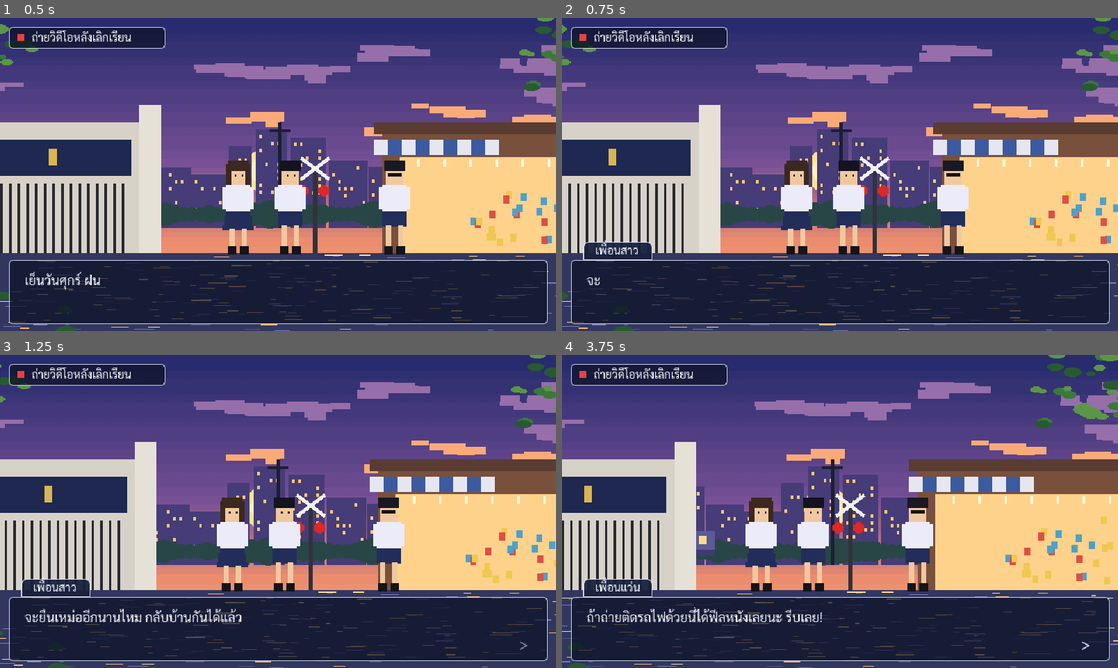
Above: before the commit, frames 1-4 (two rows, left to right).
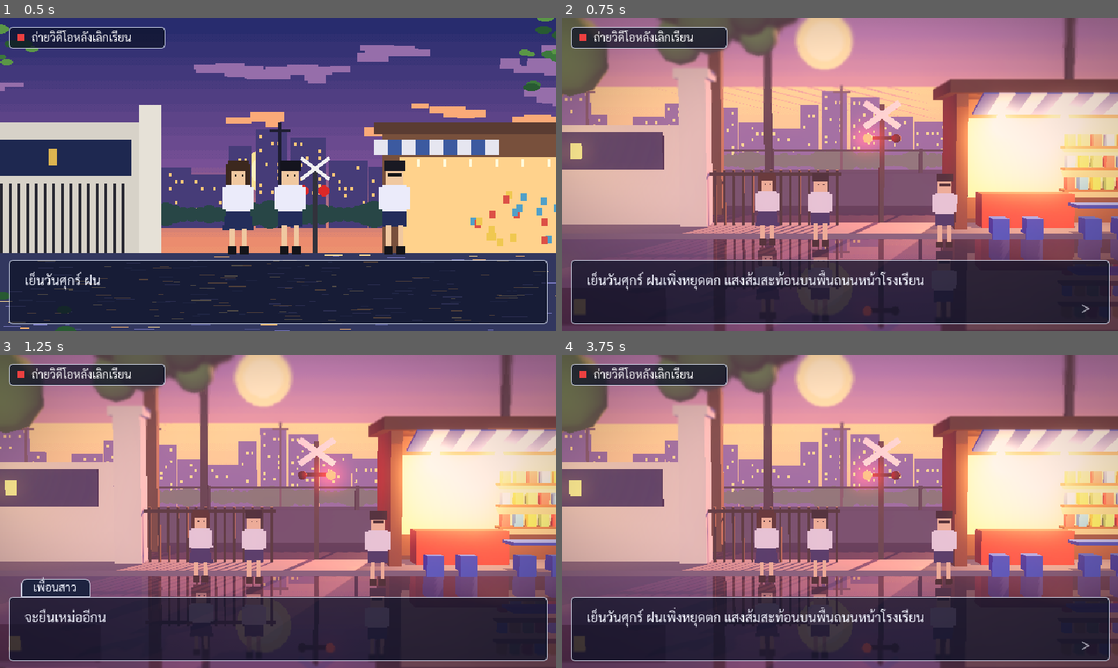
Above: after the commit, the same moments.

Repository: nerfmez/Story-game
Game: Godot game, scene res://scenes/main.tscn
Two runs of this game, one before a commit and one after it. Both use one fixed random seed, a clock stepped at 60 frames per second and the inputs below.
Inputs (mouse positions are in pixels of both pictures, inside the frame that each line leads up to):
- Up to frame 1 (0.5 s): no input
- Up to frame 2 (0.75 s): tap Enter (ui_accept) at 0.5 s; move the mouse to (962, 158) at 0.52 s; tap Tab at 0.6 s; click (962, 158) at 0.67 s
- Up to frame 3 (1.25 s): tap Enter (ui_accept) at 0.77 s
- Up to frame 4 (3.75 s): move the mouse to (728, 527) at 1.27 s; tap Tab every 0.75 s from 1.35 to 3.6 s; click (728, 527) at 1.42 s; tap Enter (ui_accept) at 1.52, 3.02 s; move the mouse to (895, 442) at 2.02 s; click (895, 442) at 2.17 s; move the mouse to (812, 574) at 2.77 s; click (812, 574) at 2.92 s; move the mouse to (1006, 558) at 3.52 s; click (1006, 558) at 3.67 s

Frame 1 is identical in both runs. In frame 2, 83% of the frame differs, in the area x 0-100%, y 0-100%; in frame 3, 82%; in frame 4, 83%.

Commit message:
Add HD-2D version of the scene (3D set with 2D sprites)
3D set built from simple boxes plus the existing sky/city art as distant
planes, billboard character sprites, real lights (sun, shop bulbs,
blinking crossing lamps), glow and fog, a mirrored-set wet-road
reflection, and a tilt-shift/colour-grade post shader. Rendered at
640x360 in a SubViewport for a pixel look. main.gd now takes the camera
and train as exported nodes so both scenes share it; Tab switches scenes.

Co-Authored-By: Claude Opus 5.5 <noreply@anthropic.com>
Claude-Session: https://claude.ai/code/session_011NAKRUA9btL4iodwTEM3Dh

Diff:
--- a/scenes/main.tscn
+++ b/scenes/main.tscn
@@ -30,8 +30,11 @@
 corner_radius_bottom_right = 4
 corner_radius_bottom_left = 4
 
-[node name="Main" type="Node2D"]
+[node name="Main" type="Node2D" node_paths=PackedStringArray("camera", "train")]
 script = ExtResource("1_main")
+camera = NodePath("Camera2D")
+train = NodePath("TrainLayer/Train")
+other_scene = "res://scenes/main_3d.tscn"
 
 [node name="Camera2D" type="Camera2D" parent="."]
 position = Vector2(320, 180)
--- /dev/null
+++ b/scenes/main_3d.tscn
@@ -0,0 +1,123 @@
+[gd_scene load_steps=12 format=3]
+
+[ext_resource type="Script" path="res://scripts/main.gd" id="1_main"]
+[ext_resource type="Shader" path="res://shaders/hd2d_post.gdshader" id="2_post"]
+[ext_resource type="Script" path="res://scripts/hd2d_set.gd" id="3_set"]
+[ext_resource type="Script" path="res://scripts/train_3d.gd" id="4_train"]
+[ext_resource type="Script" path="res://scripts/camera_3d.gd" id="5_camera"]
+[ext_resource type="PackedScene" path="res://scenes/dialogue_box.tscn" id="6_dialogue"]
+
+[sub_resource type="ShaderMaterial" id="ShaderMaterial_post"]
+shader = ExtResource("2_post")
+shader_parameter/focus_center = 0.58
+shader_parameter/focus_width = 0.22
+shader_parameter/blur_amount = 2.5
+shader_parameter/tint = Color(1.05, 0.97, 0.92, 1)
+shader_parameter/saturation = 1.15
+shader_parameter/vignette = 0.35
+
+[sub_resource type="Environment" id="Environment_dusk"]
+background_mode = 1
+background_color = Color(0.32, 0.26, 0.5, 1)
+ambient_light_source = 2
+ambient_light_color = Color(0.5, 0.44, 0.72, 1)
+ambient_light_energy = 0.7
+tonemap_mode = 2
+glow_enabled = true
+glow_intensity = 0.9
+glow_bloom = 0.08
+glow_hdr_threshold = 0.9
+fog_enabled = true
+fog_light_color = Color(0.75, 0.55, 0.62, 1)
+fog_density = 0.006
+
+[sub_resource type="StyleBoxFlat" id="StyleBoxFlat_mission"]
+content_margin_left = 10.0
+content_margin_top = 3.0
+content_margin_right = 12.0
+content_margin_bottom = 4.0
+bg_color = Color(0.05, 0.07, 0.15, 0.72)
+border_width_left = 1
+border_width_top = 1
+border_width_right = 1
+border_width_bottom = 1
+border_color = Color(0.86, 0.89, 0.96, 0.9)
+corner_radius_top_left = 4
+corner_radius_top_right = 4
+corner_radius_bottom_right = 4
+corner_radius_bottom_left = 4
+
+[node name="Main3D" type="Node" node_paths=PackedStringArray("camera", "train")]
+script = ExtResource("1_main")
+camera = NodePath("View/SubViewport/Camera3D")
+train = NodePath("View/SubViewport/Train")
+other_scene = "res://scenes/main.tscn"
+
+[node name="View" type="SubViewportContainer" parent="."]
+texture_filter = 1
+material = SubResource("ShaderMaterial_post")
+anchors_preset = 15
+anchor_right = 1.0
+anchor_bottom = 1.0
+grow_horizontal = 2
+grow_vertical = 2
+mouse_filter = 2
+stretch = true
+
+[node name="SubViewport" type="SubViewport" parent="View"]
+handle_input_locally = false
+size = Vector2i(640, 360)
+render_target_update_mode = 4
+
+[node name="WorldEnvironment" type="WorldEnvironment" parent="View/SubViewport"]
+environment = SubResource("Environment_dusk")
+
+[node name="Sun" type="DirectionalLight3D" parent="View/SubViewport"]
+transform = Transform3D(-0.939693, -0.116978, 0.321394, 0, 0.939693, 0.34202, -0.34202, 0.321394, -0.883022, 0, 10, -20)
+light_color = Color(1, 0.62, 0.42, 1)
+light_energy = 0.9
+shadow_enabled = true
+
+[node name="FillLight" type="DirectionalLight3D" parent="View/SubViewport"]
+transform = Transform3D(1, 0, 0, 0, 0.939693, 0.34202, 0, -0.34202, 0.939693, 0, 5, 10)
+light_color = Color(1, 0.9, 0.82, 1)
+light_energy = 0.45
+
+[node name="HD2DSet" type="Node3D" parent="View/SubViewport"]
+script = ExtResource("3_set")
+
+[node name="Train" type="Node3D" parent="View/SubViewport"]
+transform = Transform3D(1, 0, 0, 0, 1, 0, 0, 0, 1, -45, 1.2, -9)
+script = ExtResource("4_train")
+
+[node name="Camera3D" type="Camera3D" parent="View/SubViewport"]
+transform = Transform3D(1, 0, 0, 0, 1, 0, 0, 0, 1, 0, 2.3, 14)
+fov = 30.0
+script = ExtResource("5_camera")
+
+[node name="UI" type="CanvasLayer" parent="."]
+
+[node name="Mission" type="PanelContainer" parent="UI"]
+offset_left = 10.0
+offset_top = 10.0
+offset_right = 190.0
+offset_bottom = 34.0
+mouse_filter = 2
+theme_override_styles/panel = SubResource("StyleBoxFlat_mission")
+
+[node name="Row" type="HBoxContainer" parent="UI/Mission"]
+layout_mode = 2
+theme_override_constants/separation = 8
+
+[node name="RecDot" type="ColorRect" parent="UI/Mission/Row"]
+custom_minimum_size = Vector2(8, 8)
+layout_mode = 2
+size_flags_vertical = 4
+color = Color(0.92, 0.25, 0.25, 1)
+
+[node name="Label" type="Label" parent="UI/Mission/Row"]
+layout_mode = 2
+theme_override_font_sizes/font_size = 13
+text = "ถ่ายวิดีโอหลังเลิกเรียน"
+
+[node name="DialogueBox" parent="UI" instance=ExtResource("6_dialogue")]
--- /dev/null
+++ b/scripts/camera_3d.gd
@@ -0,0 +1,38 @@
+extends Camera3D
+## กล้อง HD-2D: เลื่อนตามบท (camera_x เดียวกับฉาก 2D) และโยกตามเมาส์
+## หันมองจุดกลางฉากเสมอ ฉากใกล้-ไกลจึงเลื่อนต่างกันเองแบบ 3D จริง
+
+## แปลงค่า camera_x ในบท (หน่วยพิกเซลของฉาก 2D, กึ่งกลาง 320) เป็นเมตร
+@export var pixels_per_meter := 25.0
+@export var mouse_sway := 0.8
+@export var follow_speed := 1.5
+@export var min_x := -2.5
+@export var max_x := 2.5
+## จุดที่กล้องมอง (เลื่อนตามกล้องบางส่วน)
+@export var look_at_point := Vector3(0, 1.5, -1.0)
+@export_range(0.0, 1.0) var look_follow := 0.6
+
+var _target_x := 0.0
+var _time := 0.0
+var _base_y := 0.0
+
+
+func _ready() -> void:
+	_base_y = position.y
+
+
+func pan_to(x: float) -> void:
+	_target_x = (x - 320.0) / pixels_per_meter
+
+
+func _process(delta: float) -> void:
+	_time += delta
+	var root := get_tree().root
+	var mouse := root.get_mouse_position().x / root.get_visible_rect().size.x
+	var sway := (clampf(mouse, 0.0, 1.0) - 0.5) * 2.0 * mouse_sway
+	var goal := clampf(_target_x + sway, min_x, max_x)
+	position.x = lerpf(position.x, goal, 1.0 - exp(-follow_speed * delta))
+	# Gentle handheld drift, like filming on a phone
+	position.y = _base_y + sin(_time * 0.7) * 0.03
+	var target := look_at_point + Vector3(position.x * look_follow, 0, 0)
+	look_at(target)
--- /dev/null
+++ b/scripts/hd2d_set.gd
@@ -0,0 +1,277 @@
+@tool
+extends Node3D
+## ฉาก HD-2D แบบทดลอง: สร้างฉากหน้าโรงเรียนจากกล่อง 3D ง่ายๆ + ภาพ 2D เดิม
+## (ท้องฟ้า เมืองไกล ตัวละคร) แล้วใส่แสงไฟจริงและเงาสะท้อนบนพื้นเปียก
+##
+## เมื่อมีโมเดลจริงจาก Blender แล้ว ให้วางโมเดลไว้ใต้โหนด Set แทนกล่องพวกนี้
+## เงาสะท้อนจะสร้างให้อัตโนมัติจากทุกอย่างใต้ Set
+
+const SKY_TEX := preload("res://assets/bg/01_sky.png")
+const CITY_TEX := preload("res://assets/bg/02_city_far.png")
+const LEAVES_TEX := preload("res://assets/bg/06_foreground.png")
+const CHARACTERS := [
+	["FriendGirl", preload("res://assets/characters/friend_girl.png"), Vector3(-1.6, 0, 1.0)],
+	["Player", preload("res://assets/characters/player.png"), Vector3(-0.4, 0, 1.2)],
+	["FriendGlasses", preload("res://assets/characters/friend_glasses.png"), Vector3(2.3, 0, 1.4)],
+]
+
+## ความเข้มของเงาสะท้อนบนพื้น (0 = ไม่มี, 1 = เหมือนกระจก)
+@export_range(0.0, 1.0) var wetness := 0.45:
+	set(value):
+		wetness = value
+		if is_inside_tree():
+			_rebuild()
+
+var _crossing_lights: Array[Node3D] = []
+var _time := 0.0
+
+
+func _ready() -> void:
+	_rebuild()
+
+
+func _process(delta: float) -> void:
+	# ไฟไม้กั้นรถไฟกะพริบสลับซ้าย-ขวา
+	_time += delta
+	var left_on := int(_time * 2.0) % 2 == 0
+	for i in _crossing_lights.size():
+		_crossing_lights[i].visible = left_on == (i % 2 == 0)
+
+
+func _rebuild() -> void:
+	for child in get_children():
+		remove_child(child)
+		child.queue_free()
+	_crossing_lights.clear()
+
+	var set_root := Node3D.new()
+	set_root.name = "Set"
+	add_child(set_root)
+	_build_backdrop(set_root)
+	_build_school_gate(set_root)
+	_build_railway(set_root)
+	_build_crossing(set_root)
+	_build_shop(set_root)
+	_build_trees(set_root)
+	_build_characters(set_root)
+
+	_build_ground()
+	_build_reflection(set_root)
+	_build_foreground_leaves()
+
+
+# ---------- helpers ----------
+
+func _mat(color: Color, emission := 0.0, unshaded := false) -> StandardMaterial3D:
+	var m := StandardMaterial3D.new()
+	m.albedo_color = color
+	m.roughness = 0.85
+	m.texture_filter = BaseMaterial3D.TEXTURE_FILTER_NEAREST
+	m.cull_mode = BaseMaterial3D.CULL_DISABLED  # ให้เงาสะท้อน (scale.y = -1) แสดงผลถูก
+	if emission > 0.0:
+		m.emission_enabled = true
+		m.emission = color
+		m.emission_energy_multiplier = emission
+	if unshaded:
+		m.shading_mode = BaseMaterial3D.SHADING_MODE_UNSHADED
+	return m
+
+
+func _box(parent: Node3D, size: Vector3, pos: Vector3, color: Color, emission := 0.0, rot_deg := Vector3.ZERO) -> MeshInstance3D:
+	var mesh := BoxMesh.new()
+	mesh.size = size
+	var mi := MeshInstance3D.new()
+	mi.mesh = mesh
+	mi.material_override = _mat(color, emission)
+	mi.position = pos
+	mi.rotation_degrees = rot_deg
+	parent.add_child(mi)
+	return mi
+
+
+func _sphere(parent: Node3D, radius: float, pos: Vector3, color: Color, emission := 0.0) -> MeshInstance3D:
+	var mesh := SphereMesh.new()
+	mesh.radius = radius
+	mesh.height = radius * 2.0
+	mesh.radial_segments = 8
+	mesh.rings = 4
+	var mi := MeshInstance3D.new()
+	mi.mesh = mesh
+	mi.material_override = _mat(color, emission)
+	mi.position = pos
+	parent.add_child(mi)
+	return mi
+
+
+func _omni(parent: Node3D, pos: Vector3, color: Color, energy: float, light_range: float, shadow := false) -> OmniLight3D:
+	var l := OmniLight3D.new()
+	l.position = pos
+	l.light_color = color
+	l.light_energy = energy
+	l.omni_range = light_range
+	l.shadow_enabled = shadow
+	parent.add_child(l)
+	return l
+
+
+func _picture(parent: Node3D, tex: Texture2D, height_m: float, pos: Vector3, unshaded := true) -> Sprite3D:
+	var s := Sprite3D.new()
+	s.texture = tex
+	s.pixel_size = height_m / tex.get_height()
+	s.position = pos
+	s.texture_filter = BaseMaterial3D.TEXTURE_FILTER_NEAREST
+	s.shaded = not unshaded
+	s.double_sided = true
+	s.alpha_cut = SpriteBase3D.ALPHA_CUT_DISCARD
+	parent.add_child(s)
+	return s
+
+
+# ---------- set pieces (หน่วยเป็นเมตร: x ซ้าย-ขวา, y สูง, z ลึก ค่าลบ = ไกล) ----------
+
+func _build_backdrop(parent: Node3D) -> void:
+	# ท้องฟ้าและเมืองไกลใช้ภาพ 2D เดิม วางเป็นแผ่นไกลๆ กล้อง 3D จะสร้าง parallax ให้เอง
+	_picture(parent, SKY_TEX, 40.0, Vector3(0, 12, -45))
+	_picture(parent, CITY_TEX, 20.0, Vector3(0, 3.5, -32))
+
+
+func _build_school_gate(parent: Node3D) -> void:
+	var cream := Color(0.86, 0.83, 0.76)
+	var gate := Node3D.new()
+	gate.name = "SchoolGate"
+	gate.position = Vector3(-7.0, 0, -1.5)
+	parent.add_child(gate)
+	_box(gate, Vector3(6.0, 2.8, 0.5), Vector3(0, 1.4, -0.4), cream)  # wall
+	_box(gate, Vector3(4.6, 1.0, 0.1), Vector3(0, 2.1, -0.1), Color(0.12, 0.16, 0.32))  # sign
+	_box(gate, Vector3(0.3, 0.4, 0.05), Vector3(0, 2.1, -0.03), Color(0.95, 0.75, 0.3), 1.5)  # emblem
+	for x in [-3.2, 3.2]:
+		_box(gate, Vector3(0.7, 4.0, 0.7), Vector3(x, 2.0, 0), cream)  # pillars
+		_box(gate, Vector3(0.9, 0.25, 0.9), Vector3(x, 4.1, 0), cream)
+	# Iron fence to the right of the gate
+	for i in 14:
+		_box(gate, Vector3(0.06, 1.6, 0.06), Vector3(3.7 + i * 0.25, 0.8, 0.0), Color(0.1, 0.1, 0.12))
+	_box(gate, Vector3(3.5, 0.08, 0.08), Vector3(5.3, 1.5, 0.0), Color(0.1, 0.1, 0.12))
+	# Warm light from inside the school grounds
+	_omni(gate, Vector3(0, 2.5, 1.0), Color(1.0, 0.85, 0.6), 0.6, 6.0)
+
+
+func _build_railway(parent: Node3D) -> void:
+	_box(parent, Vector3(80, 1.2, 3), Vector3(0, 0.6, -9), Color(0.25, 0.24, 0.35))  # embankment
+	for i in 12:
+		_box(parent, Vector3(0.12, 0.9, 0.12), Vector3(-30 + i * 5.5, 1.65, -7.6), Color(0.2, 0.2, 0.25))
+	_box(parent, Vector3(80, 0.06, 0.06), Vector3(0, 2.05, -7.6), Color(0.2, 0.2, 0.25))
+	# Power poles
+	for x in [-12.0, -2.5, 8.0]:
+		_box(parent, Vector3(0.25, 9.0, 0.25), Vector3(x, 4.5, -6.5), Color(0.15, 0.15, 0.2))
+		_box(parent, Vector3(2.2, 0.15, 0.15), Vector3(x, 8.4, -6.5), Color(0.15, 0.15, 0.2))
+		_box(parent, Vector3(1.6, 0.15, 0.15), Vector3(x, 7.6, -6.5), Color(0.15, 0.15, 0.2))
+
+
+func _build_crossing(parent: Node3D) -> void:
+	var c := Node3D.new()
+	c.name = "Crossing"
+	c.position = Vector3(1.2, 0, -2.5)
+	parent.add_child(c)
+	_box(c, Vector3(0.14, 3.4, 0.14), Vector3(0, 1.7, 0), Color(0.2, 0.2, 0.22))
+	_box(c, Vector3(1.2, 0.18, 0.05), Vector3(0, 3.1, 0.08), Color(0.95, 0.95, 0.95), 0.0, Vector3(0, 0, 35))
+	_box(c, Vector3(1.2, 0.18, 0.05), Vector3(0, 3.1, 0.08), Color(0.95, 0.95, 0.95), 0.0, Vector3(0, 0, -35))
+	_box(c, Vector3(0.9, 0.12, 0.08), Vector3(0, 2.45, 0.05), Color(0.12, 0.12, 0.14))
+	for x in [-0.4, 0.4]:
+		_sphere(c, 0.13, Vector3(x, 2.45, 0.12), Color(0.3, 0.05, 0.05))  # unlit lens
+		var on := Node3D.new()
+		on.name = "LampLeft" if x < 0.0 else "LampRight"
+		on.position = Vector3(x, 2.45, 0.14)
+		c.add_child(on)
+		_sphere(on, 0.14, Vector3.ZERO, Color(1.0, 0.15, 0.1), 4.0)
+		_omni(on, Vector3(0, 0, 0.3), Color(1.0, 0.2, 0.15), 1.2, 3.5)
+		_crossing_lights.append(on)
+
+
+func _build_shop(parent: Node3D) -> void:
+	var shop := Node3D.new()
+	shop.name = "DrinkShop"
+	shop.position = Vector3(6.5, 0, -1.0)
+	parent.add_child(shop)
+	var wood := Color(0.42, 0.28, 0.2)
+	_box(shop, Vector3(7.0, 3.6, 0.3), Vector3(0, 1.8, -1.6), wood)  # back wall
+	_box(shop, Vector3(0.3, 3.6, 2.0), Vector3(-3.4, 1.8, -0.7), wood)  # side wall
+	_box(shop, Vector3(7.6, 0.3, 2.6), Vector3(0, 3.7, -0.5), Color(0.3, 0.2, 0.16))  # roof
+	_box(shop, Vector3(6.4, 2.2, 0.05), Vector3(0, 1.9, -1.4), Color(1.0, 0.82, 0.55), 0.3)  # bright interior
+	# Striped awning
+	for i in 10:
+		var col := Color(0.25, 0.38, 0.7) if i % 2 == 0 else Color(0.92, 0.92, 0.95)
+		_box(shop, Vector3(0.36, 0.06, 1.2), Vector3(-3.0 + i * 0.36, 3.25, 1.0), col, 0.0, Vector3(-20, 0, 0))
+	# Shelves with colourful goods
+	var goods := [Color(0.85, 0.3, 0.28), Color(0.3, 0.6, 0.8), Color(0.95, 0.78, 0.3), Color(0.5, 0.75, 0.4)]
+	for row in 3:
+		_box(shop, Vector3(3.0, 0.06, 0.4), Vector3(1.2, 1.0 + row * 0.6, -1.2), wood)
+		for k in 8:
+			_box(shop, Vector3(0.22, 0.32, 0.22), Vector3(-0.1 + k * 0.36, 1.2 + row * 0.6, -1.2), goods[(k + row) % goods.size()])
+	# Counter, cooler and blue stools
+	_box(shop, Vector3(2.4, 1.0, 0.7), Vector3(-1.6, 0.5, -0.4), Color(0.75, 0.25, 0.22))
+	_box(shop, Vector3(1.0, 1.1, 0.8), Vector3(2.9, 0.55, 0.2), Color(0.85, 0.2, 0.2))
+	for x in [-2.6, -1.8, -0.4, 0.4]:
+		_box(shop, Vector3(0.4, 0.5, 0.4), Vector3(x, 0.25, 0.9), Color(0.2, 0.35, 0.75))
+	_box(shop, Vector3(1.6, 0.08, 0.7), Vector3(0.0, 0.8, 0.9), Color(0.2, 0.35, 0.75))
+	# Hanging bulbs: the main warm light sources in the scene
+	for i in 4:
+		var x := -2.4 + i * 1.6
+		_box(shop, Vector3(0.02, 0.4, 0.02), Vector3(x, 3.2, 0.2), Color(0.1, 0.1, 0.1))
+		_sphere(shop, 0.12, Vector3(x, 2.95, 0.2), Color(1.0, 0.85, 0.5), 6.0)
+		_omni(shop, Vector3(x, 2.7, 0.6), Color(1.0, 0.75, 0.45), 1.6, 5.0, i == 1)
+
+
+func _build_trees(parent: Node3D) -> void:
+	var rng := RandomNumberGenerator.new()
+	rng.seed = 11
+	var greens := [Color(0.18, 0.35, 0.25), Color(0.25, 0.45, 0.28), Color(0.32, 0.52, 0.3)]
+	for center in [Vector3(-9.5, 5.5, -3.5), Vector3(-4.0, 6.5, -5.0), Vector3(11.5, 5.0, -3.0)]:
+		_box(parent, Vector3(0.4, center.y, 0.4), Vector3(center.x, center.y / 2.0, center.z), Color(0.3, 0.22, 0.16))
+		for i in 14:
+			var offset := Vector3(rng.randf_range(-2, 2), rng.randf_range(-1.2, 1.2), rng.randf_range(-1, 1))
+			_sphere(parent, rng.randf_range(0.6, 1.2), center + offset, greens[i % greens.size()])
+
+
+func _build_characters(parent: Node3D) -> void:
+	for c in CHARACTERS:
+		var s := _picture(parent, c[1], 1.68, c[2] + Vector3(0, 0.84, 0), false)
+		s.name = c[0]
+		s.billboard = BaseMaterial3D.BILLBOARD_FIXED_Y
+		s.cast_shadow = GeometryInstance3D.SHADOW_CASTING_SETTING_ON
+
+
+func _build_ground() -> void:
+	# พื้นถนนโปร่งแสงบางส่วน เพื่อให้เห็นฉากกลับหัวข้างใต้ = เงาสะท้อนพื้นเปียก
+	var mesh := PlaneMesh.new()
+	mesh.size = Vector2(90, 40)
+	var ground := MeshInstance3D.new()
+	ground.name = "WetRoad"
+	ground.mesh = mesh
+	var m := _mat(Color(0.16, 0.17, 0.3, 1.0 - wetness))
+	m.transparency = BaseMaterial3D.TRANSPARENCY_ALPHA
+	m.roughness = 0.25
+	m.metallic_specular = 0.9
+	ground.material_override = m
+	add_child(ground)
+	# Sidewalk strip in front of the school and shop
+	_box(self, Vector3(40, 0.12, 2.0), Vector3(0, 0.06, -1.0), Color(0.4, 0.38, 0.45))
+
+
+func _build_reflection(set_root: Node3D) -> void:
+	if wetness <= 0.0:
+		return
+	var mirror := set_root.duplicate()
+	mirror.name = "Reflection"
+	mirror.scale = Vector3(1, -1, 1)
+	# แสงไฟอยู่ในฉากจริงแล้ว ไม่ต้องซ้ำในเงาสะท้อน
+	for light in mirror.find_children("*", "Light3D", true, false):
+		light.queue_free()
+	add_child(mirror)
+	for lamp in _crossing_lights.duplicate():
+		_crossing_lights.append(mirror.get_node(set_root.get_path_to(lamp)))
+
+
+func _build_foreground_leaves() -> void:
+	# ใบไม้ใกล้กล้อง: จะเบลอจาก tilt-shift ทำให้ฉากดูเหมือนโมเดลจิ๋ว
+	var leaves := _picture(self, LEAVES_TEX, 3.4, Vector3(0.0, 3.0, 10.5), false)
+	leaves.name = "ForegroundLeaves"
--- a/scripts/main.gd
+++ b/scripts/main.gd
@@ -1,11 +1,16 @@
-extends Node2D
+extends Node
 ## ฉากหลัก: โหลดบทพูดจาก JSON แล้วสั่งกล่องข้อความ กล้อง และรถไฟตามบท
+## ใช้ได้ทั้งฉาก 2D (main.tscn) และ HD-2D (main_3d.tscn)
 
 @export_file("*.json") var dialogue_file := "res://data/chapter1.json"
+## กล้องที่มีฟังก์ชัน pan_to(x)
+@export var camera: Node
+## รถไฟที่มีฟังก์ชัน pass_by()
+@export var train: Node
+## กด Tab เพื่อสลับไปฉากนี้ (เว้นว่าง = ปิด)
+@export_file("*.tscn") var other_scene := ""
 
-@onready var camera: Camera2D = $Camera2D
 @onready var dialogue_box: DialogueBox = $UI/DialogueBox
-@onready var train: Train = $TrainLayer/Train
 
 
 func _ready() -> void:
@@ -34,6 +39,11 @@
 		train.pass_by()
 
 
+func _unhandled_key_input(event: InputEvent) -> void:
+	if other_scene != "" and event.is_pressed() and event is InputEventKey and event.keycode == KEY_TAB:
+		get_tree().change_scene_to_file(other_scene)
+
+
 func _on_finished() -> void:
 	# ฉากตัวอย่าง: จบแล้ววนกลับไปเริ่มใหม่
 	await get_tree().create_timer(1.0).timeout
--- /dev/null
+++ b/scripts/train_3d.gd
@@ -0,0 +1,60 @@
+extends Node3D
+## รถไฟ 3D: ตู้สามตู้ที่มีหน้าต่างเรืองแสง วิ่งผ่านบนคันทางรถไฟ
+
+@export var speed := 9.0
+## วิ่งเองทุกกี่วินาที (0 = วิ่งเฉพาะตอนบทสั่ง)
+@export var auto_interval := 14.0
+@export var start_x := -45.0
+@export var end_x := 45.0
+
+var _running := false
+var _idle_time := 0.0
+
+
+func _ready() -> void:
+	_build()
+	visible = false
+
+
+func _build() -> void:
+	var body := StandardMaterial3D.new()
+	body.albedo_color = Color(0.4, 0.42, 0.6)
+	var window := StandardMaterial3D.new()
+	window.albedo_color = Color(1.0, 0.85, 0.55)
+	window.emission_enabled = true
+	window.emission = window.albedo_color
+	window.emission_energy_multiplier = 2.5
+	for car in 3:
+		var x := car * 6.4
+		_add_box(Vector3(6.0, 2.4, 2.6), Vector3(x, 1.2, 0), body)
+		for w in 5:
+			_add_box(Vector3(0.7, 0.6, 0.05), Vector3(x - 2.2 + w * 1.1, 1.6, 1.31), window)
+
+
+func _add_box(size: Vector3, pos: Vector3, mat: Material) -> void:
+	var mesh := BoxMesh.new()
+	mesh.size = size
+	var mi := MeshInstance3D.new()
+	mi.mesh = mesh
+	mi.material_override = mat
+	mi.position = pos
+	add_child(mi)
+
+
+func pass_by() -> void:
+	position.x = start_x
+	visible = true
+	_running = true
+	_idle_time = 0.0
+
+
+func _process(delta: float) -> void:
+	if not _running:
+		_idle_time += delta
+		if auto_interval > 0.0 and _idle_time >= auto_interval:
+			pass_by()
+		return
+	position.x += speed * delta
+	if position.x > end_x:
+		_running = false
+		visible = false
--- /dev/null
+++ b/shaders/hd2d_post.gdshader
@@ -0,0 +1,32 @@
+shader_type canvas_item;
+// Post-process for the HD-2D look, applied to the 3D SubViewport image:
+// tilt-shift blur (top and bottom of the screen) + warm colour grade + vignette.
+
+// Screen-height band (0 = top, 1 = bottom) that stays sharp.
+uniform float focus_center : hint_range(0.0, 1.0) = 0.58;
+uniform float focus_width : hint_range(0.0, 1.0) = 0.22;
+uniform float blur_amount : hint_range(0.0, 6.0) = 2.5;
+uniform vec3 tint : source_color = vec3(1.05, 0.97, 0.92);
+uniform float saturation : hint_range(0.0, 2.0) = 1.15;
+uniform float vignette : hint_range(0.0, 1.0) = 0.35;
+
+void fragment() {
+	float d = max(abs(UV.y - focus_center) - focus_width, 0.0) / (1.0 - focus_width);
+	float radius = blur_amount * smoothstep(0.0, 0.6, d);
+	vec3 col = vec3(0.0);
+	float total = 0.0;
+	for (int x = -2; x <= 2; x++) {
+		for (int y = -2; y <= 2; y++) {
+			vec2 o = vec2(float(x), float(y)) * radius * TEXTURE_PIXEL_SIZE;
+			float w = 1.0 / (1.0 + float(x * x + y * y));
+			col += texture(TEXTURE, UV + o).rgb * w;
+			total += w;
+		}
+	}
+	col /= total;
+	float luma = dot(col, vec3(0.299, 0.587, 0.114));
+	col = mix(vec3(luma), col, saturation) * tint;
+	float v = smoothstep(0.85, 0.25, length(UV - 0.5));
+	col *= mix(1.0, v, vignette);
+	COLOR = vec4(col, 1.0);
+}
Binary file added: docs/screenshot_hd2d.png
